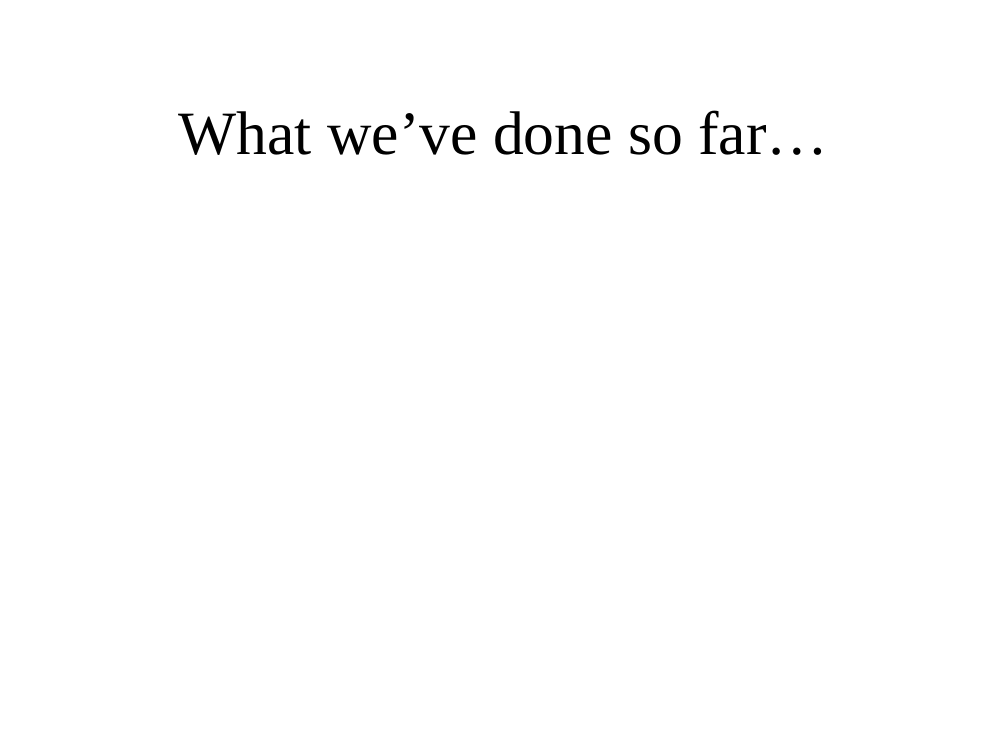
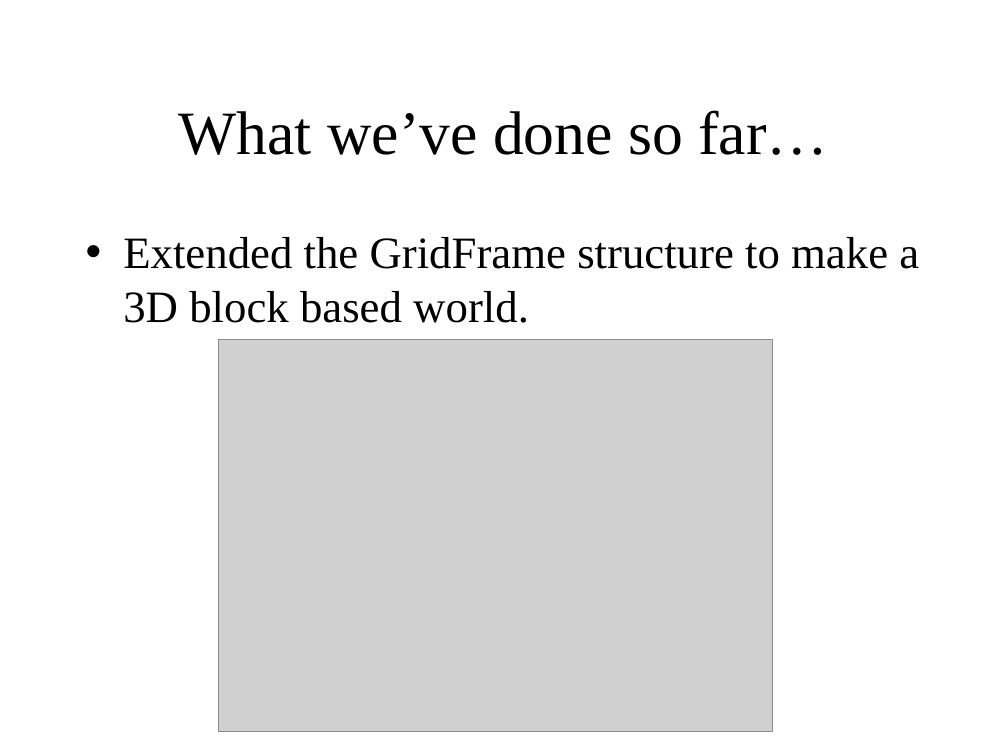
Before and after one commit to rikkiprince/tippycool, a slide deck: slide 6 of Presentation/Presentation.ppt. Drawn at 1008x756 pixels with LibreOffice and Linux fonts; fonts in the diff are those of the drawing; grey boxes stand for pictures; background and template pictures are left out. Boxes give left, top, right and bottom in pixels: in the first picture for what was removed or moved away, otherwise in the second. Text is boxed around its words. In the diff, an @@ line names an element or a change of style, - is before the commit and + after.

```diff
--- a/Presentation/Presentation.ppt
+++ b/Presentation/Presentation.ppt
@@ text added at <box>123,237,919,323</box>, 32 pt, text #000000 @@
+• Extended the GridFrame structure to make a 3D block based world.
@@ picture added at <box>219,339,773,731</box> @@
```
Also in this commit, not shown: 3 other slides changed.
